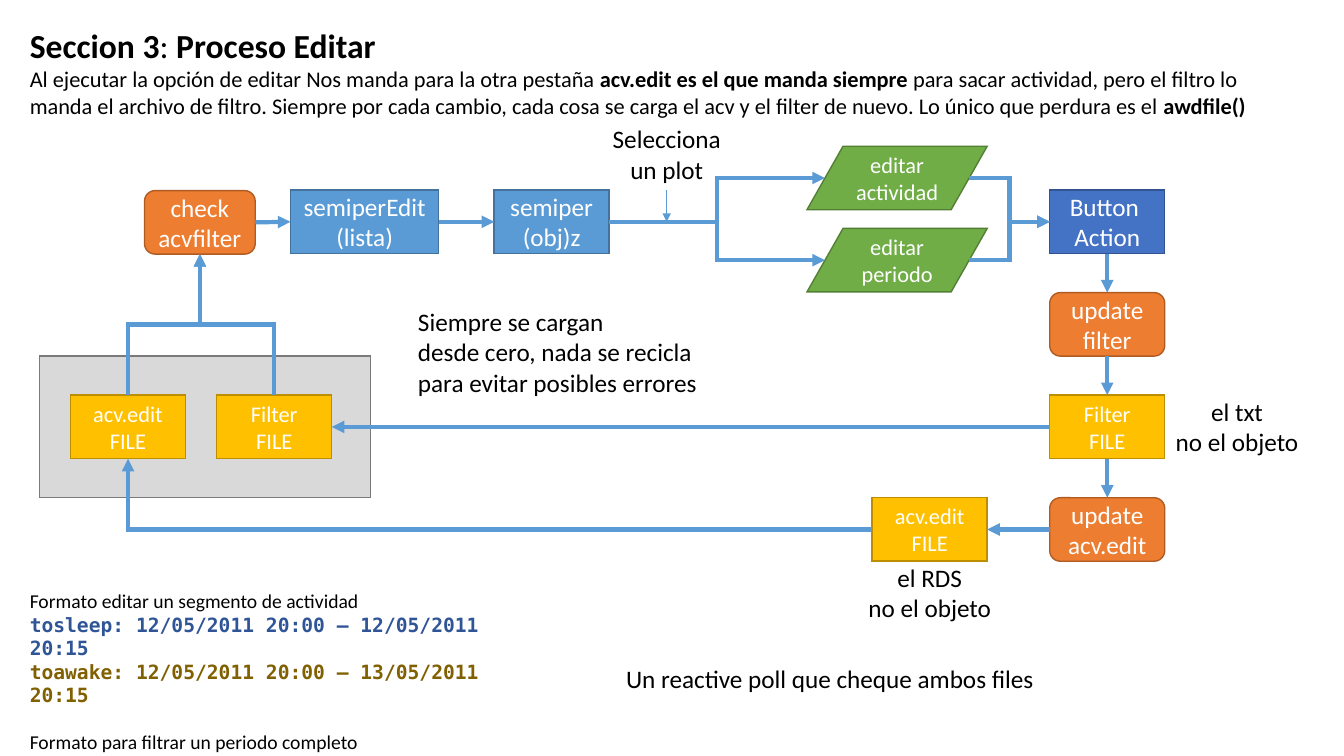
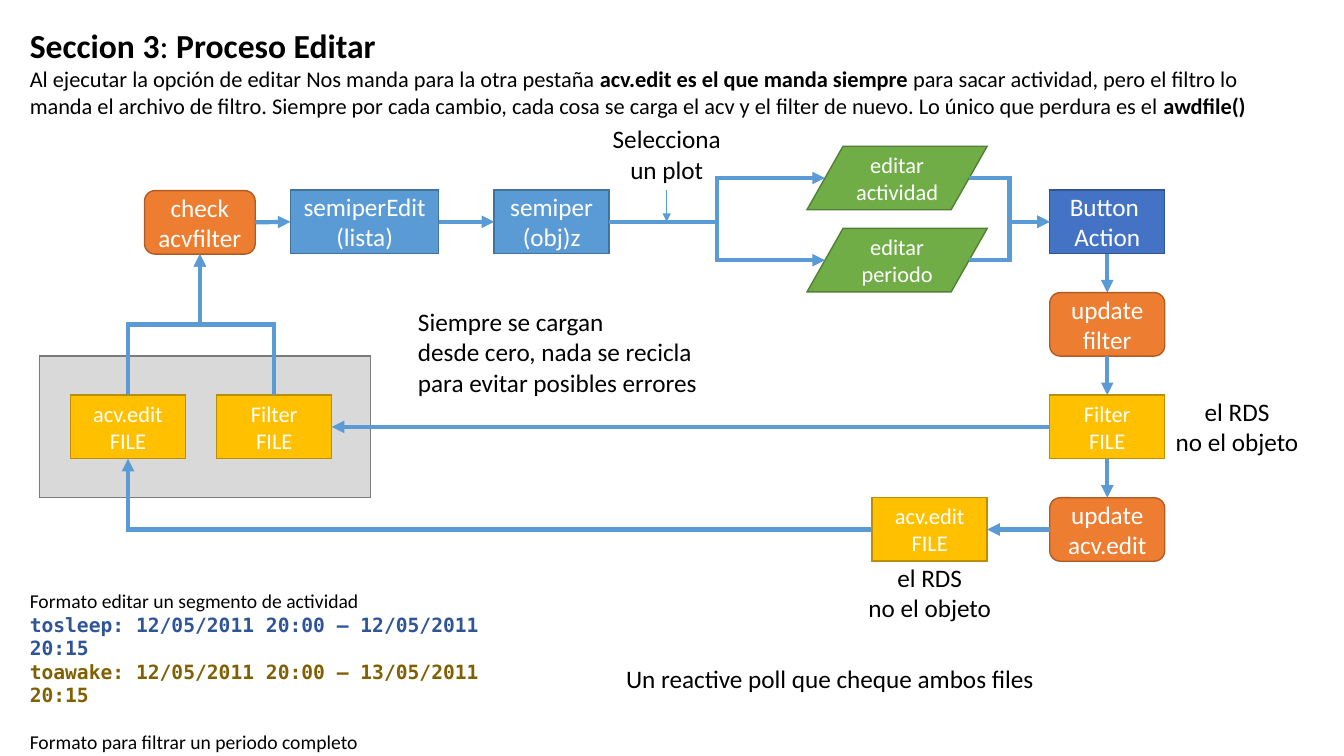
Before and after one commit to olitroski/Actigrafia, a slide deck: slide 10 of flujo edicion.pptx. Drawn at 1344x756 pixels with LibreOffice and Linux fonts; fonts in the diff are those of the drawing. Boxes give left, top, right and bottom in pixels: in the first picture for what was removed or moved away, otherwise in the second. Text is boxed around its words. In the diff, an @@ line names an element or a change of style, - is before the commit and + after.

```diff
--- a/flujo edicion.pptx
+++ b/flujo edicion.pptx
@@ text at bbox=[1205, 403, 1270, 421]: text changed @@
-el txt
+el RDS
```
Also in this commit, not shown: 2 other slides changed, 18 other files.
